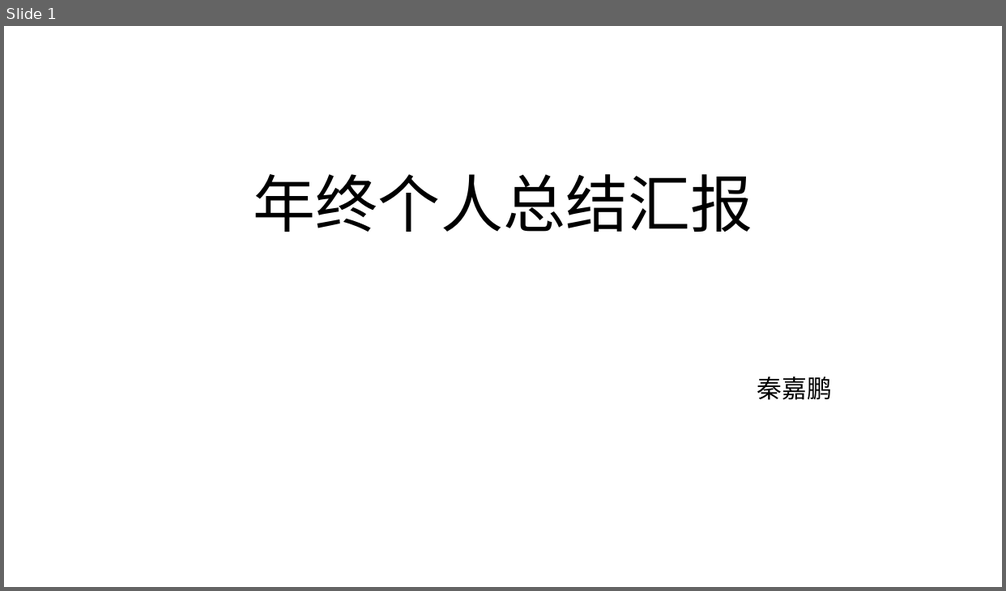
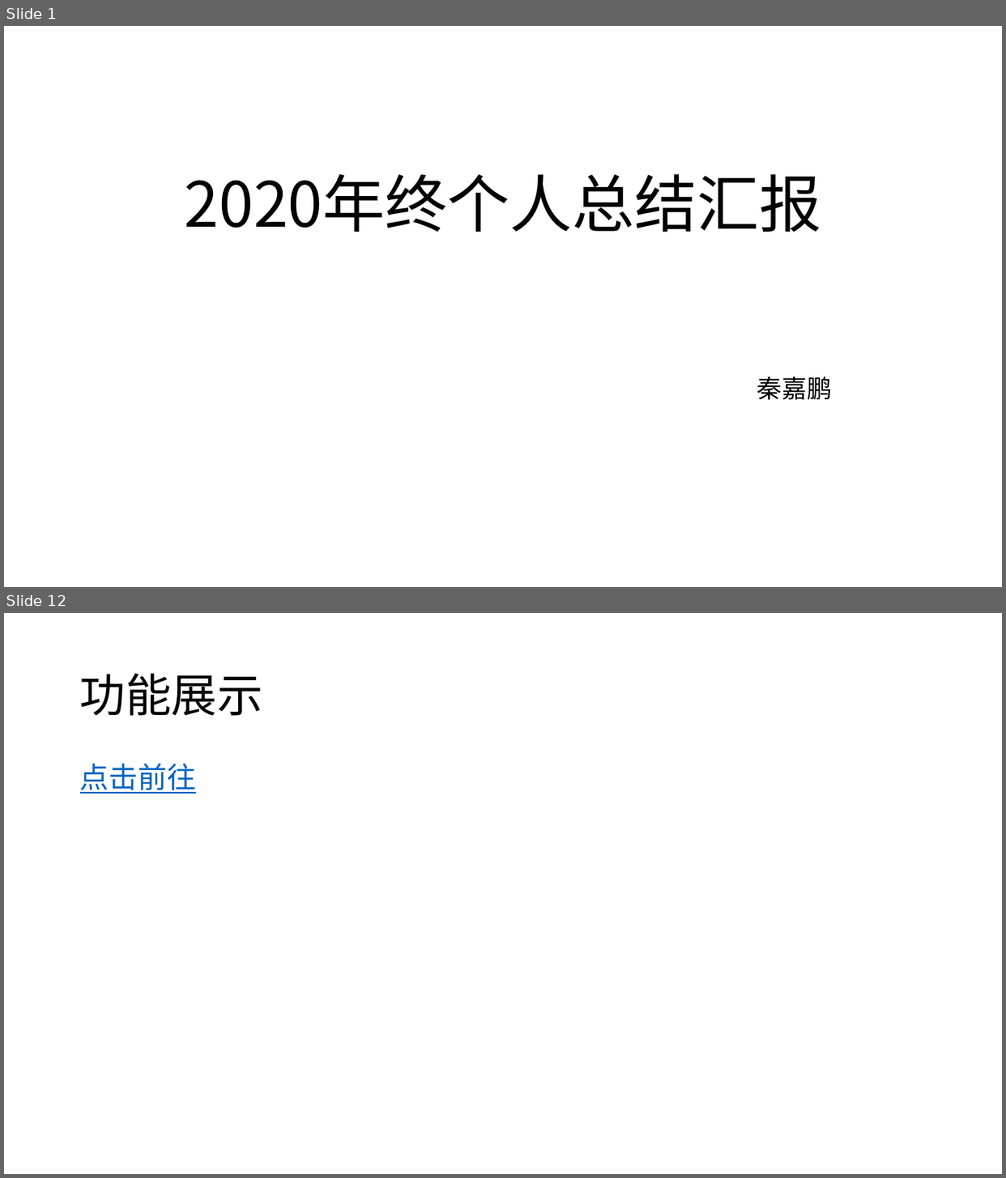
Before and after one commit to qjp88995/thape-report, a slide deck: 2020年终个人总结汇报.pptx. Shown one above the other, each under a label of ours: slide 1 before the commit, slides 1 and 12 after it; the slides between them are not shown. The pictures are 1006x591 and 1006x1178 pixels, drawn with LibreOffice and Linux fonts; fonts in the diff are those of the drawing; background and template pictures are left out. Boxes give left, top, right and bottom in pixels: in the first picture for what was removed or moved away, otherwise in the second. Text is boxed around its words. In the diff, an @@ line names an element or a change of style, - is before the commit and + after.

```diff
--- a/2020年终个人总结汇报.pptx
+++ b/2020年终个人总结汇报.pptx
@@ slide 12 added at [4,613,1002,1174], background #FFFFFF @@
@@ title added at [80,673,263,716], 44 pt, text #000000 @@
+功能展示
@@ text added at [80,763,197,794], 28 pt, text #0563C1, underline @@
+点击前往
@@ slide 1 changed as well @@
@@ title at [185,174,822,232]: text changed @@
-年终个人总结汇报
+2020年终个人总结汇报
```
Also in this commit, not shown: 12 other slides added, 1 other file.
